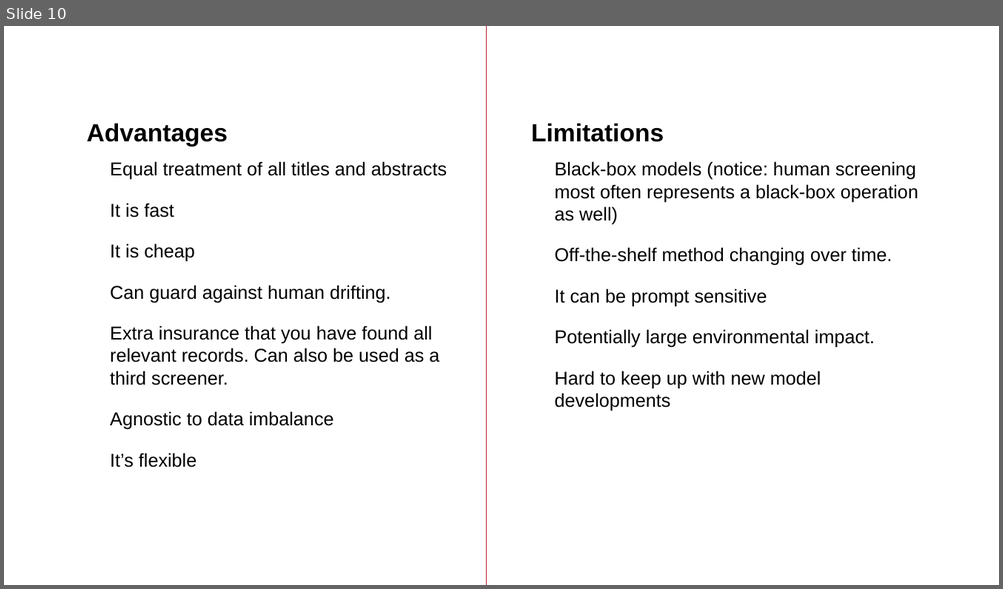
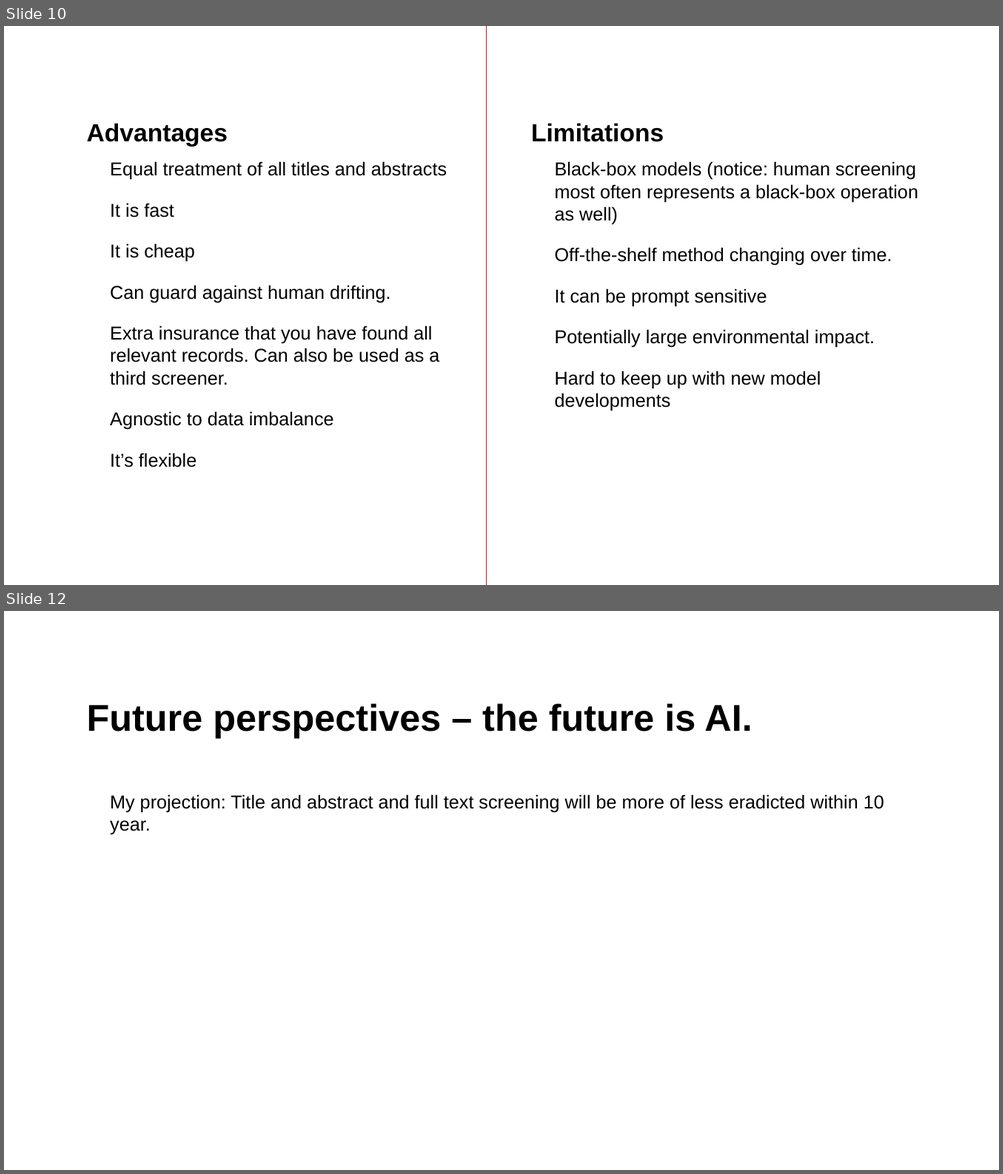
Before and after one commit to MikkelVembye/IRM2026, a slide deck: screen-with-gpt-models.pptx. Shown one above the other, each under a label of ours: slide 10 before the commit, slides 10 and 12 after it; the slides between them are not shown. The pictures are 1003x589 and 1003x1174 pixels, drawn with LibreOffice and Linux fonts; fonts in the diff are those of the drawing; background and template pictures are left out. Boxes give left, top, right and bottom in pixels: in the first picture for what was removed or moved away, otherwise in the second. Text is boxed around its words. In the diff, an @@ line names an element or a change of style, - is before the commit and + after.

```diff
--- a/screen-with-gpt-models.pptx
+++ b/screen-with-gpt-models.pptx
@@ slide 12 added at (4, 611, 999, 1170), background #FFFFFF @@
@@ title added at (87, 703, 751, 738), 36 pt, text #000000, bold @@
+Future perspectives – the future is AI.
@@ text added at (110, 795, 884, 835), 18 pt, text #000000 @@
+• My projection: Title and abstract and full text screening will be more of less eradicted within 10 year.
```
Also in this commit, not shown: 3 slides changed, 1 other slide added, 1 slide removed, 24 other files.
